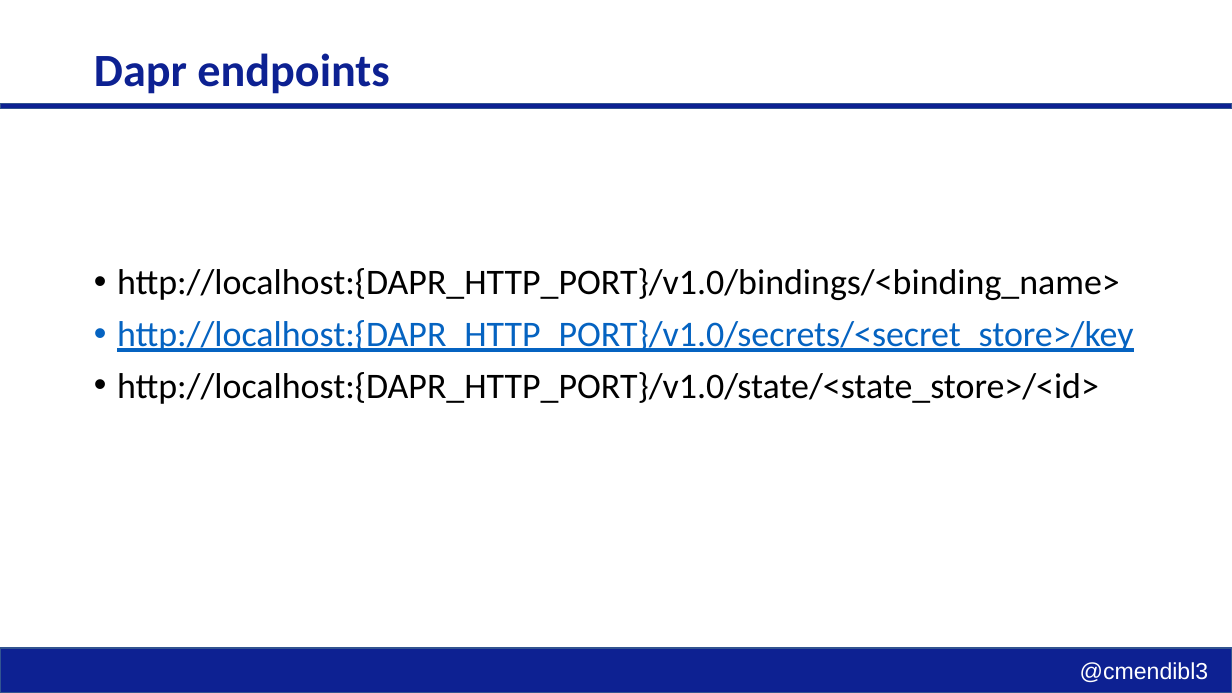
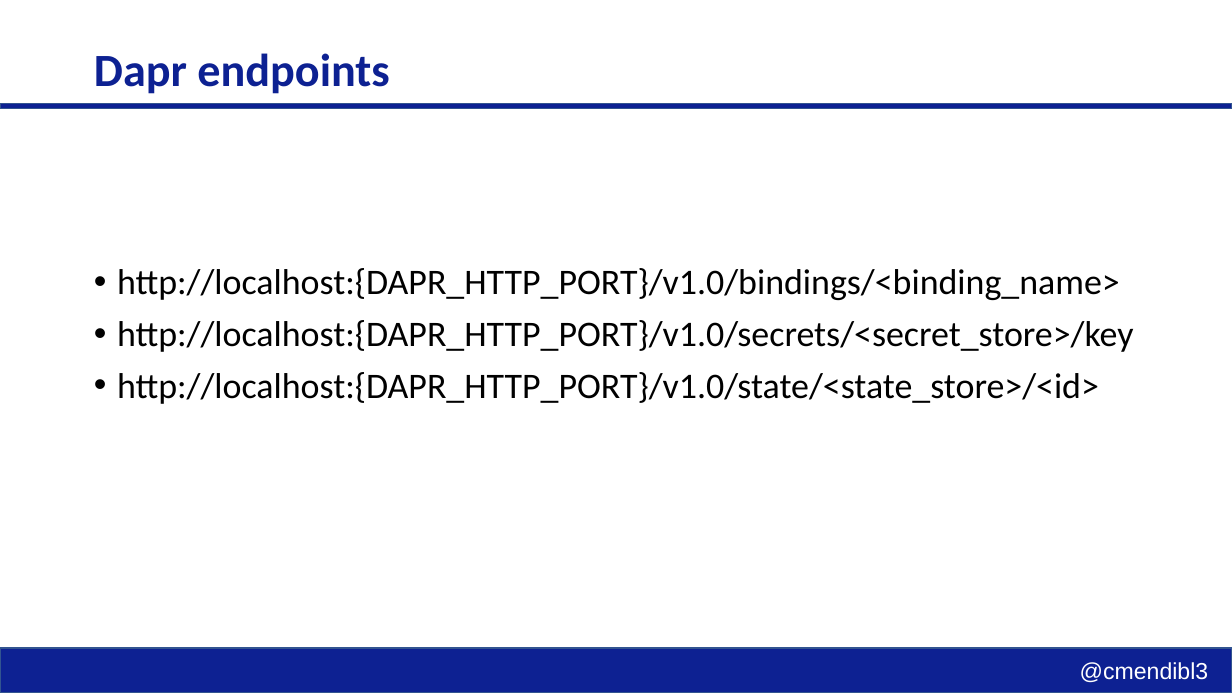
Before and after one commit to cmendible/dapr.samples, a slide deck: slide 13 of slides/Dapr.pptx. Drawn at 1232x693 pixels with LibreOffice and Linux fonts; fonts in the diff are those of the drawing; background and template pictures are left out. Boxes give left, top, right and bottom in pixels: in the first picture for what was removed or moved away, otherwise in the second. Text is boxed around its words. In the diff, an @@ line names an element or a change of style, - is before the commit and + after.

Commit message:
updated slides

```diff
--- a/slides/Dapr.pptx
+++ b/slides/Dapr.pptx
@@ text at [117, 320, 1134, 352]: text colour #0563C1 to #000000, underline off in "http://localhost:{DAPR_HTTP_PORT}/v1.0/secrets/<secret_store ..." @@
```
